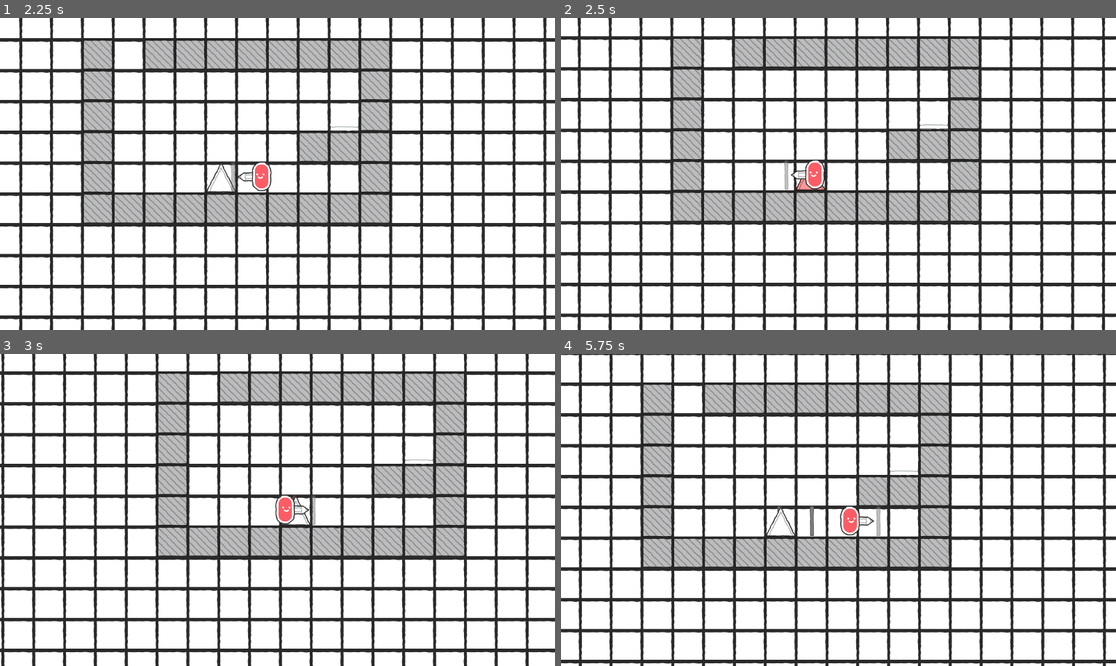
Above: before the commit, frames 1-4 (two rows, left to right).
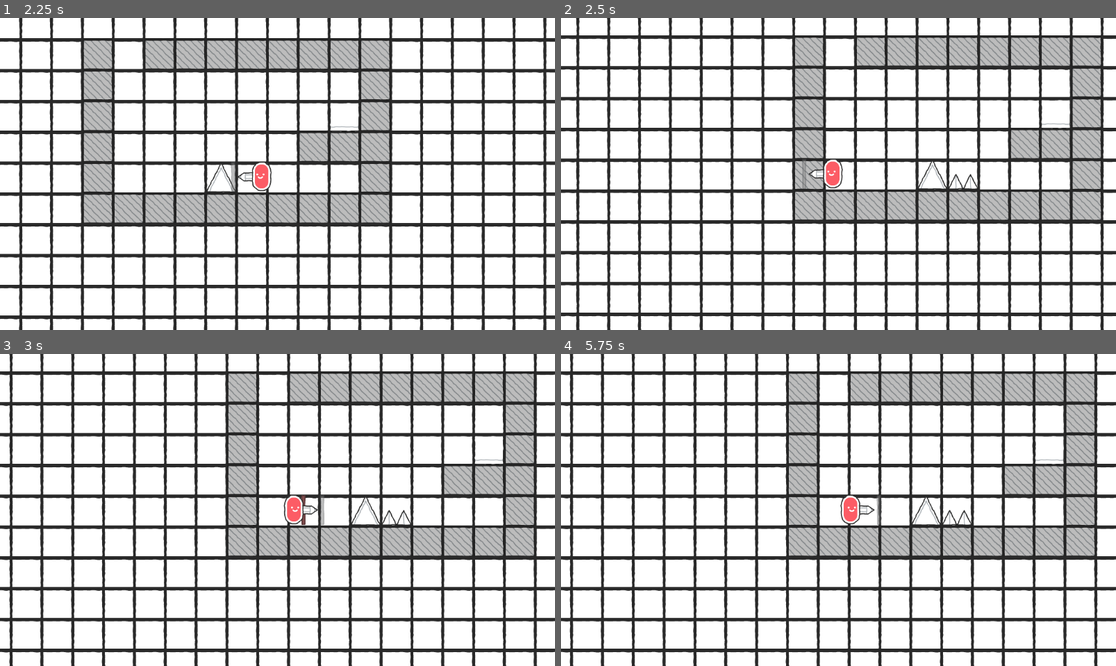
Above: after the commit, the same moments.

Repository: JD-909/DCUBA-JAM
Game: Godot game, scene res://scenes/demo_level.tscn
Two runs of this game, one before a commit and one after it. Both use one fixed random seed, a clock stepped at 60 frames per second and the inputs below.
Inputs:
- Up to frame 1 (2.25 s): tap Enter at 0.5 s; hold D (right_key) 0.53-2.03 s; tap Q (eraser_key) at 0.6, 2.1 s; tap Space (jump_key) at 0.77, 1.52 s; tap E (pencil_key) at 1.35 s; hold A (left_key) from 2.03 s (still down)
- Up to frame 2 (2.5 s): keep holding A (left_key)
- Up to frame 3 (3 s): release A (left_key) at 2.78 s; hold D (right_key) from 2.78 s (still down); tap E (pencil_key) at 2.85 s
- Up to frame 4 (5.75 s): tap Space (jump_key) at 3.02, 3.77, 4.52 s; tap Q (eraser_key) at 3.6, 5.1 s; release D (right_key) at 4.28 s; hold A (left_key) 4.28-5.03 s; tap E (pencil_key) at 4.35 s; hold D (right_key) from 5.03 s (still down)

Frame 1 is identical in both runs. In frame 2, 35% of the frame differs, in the area x 0-100%, y 0-100%; in frame 3, 34%; in frame 4, 55%.

Commit message:
ahora funciona el restart level

Diff:
--- a/artefacto-olvidado/scenes/level.gd
+++ b/artefacto-olvidado/scenes/level.gd
@@ -2,4 +2,4 @@
 
 func restart_level() -> void:
 	# Reload the level
-	pass
+	get_tree().call_deferred("reload_current_scene")
